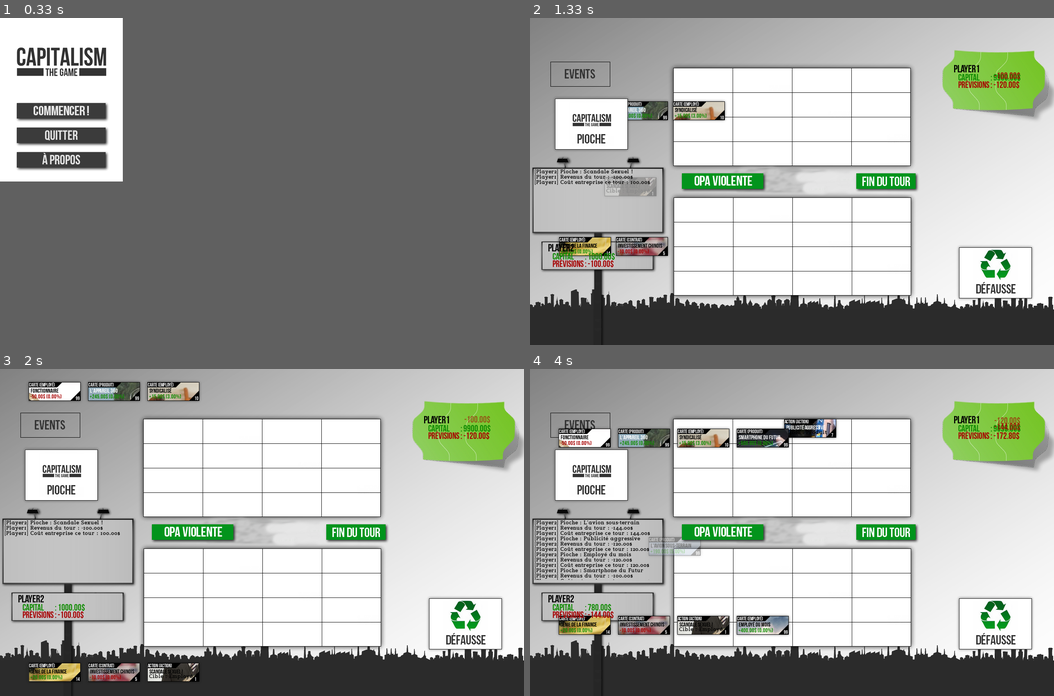
Above: before the commit, frames 1-4 (two rows, left to right).
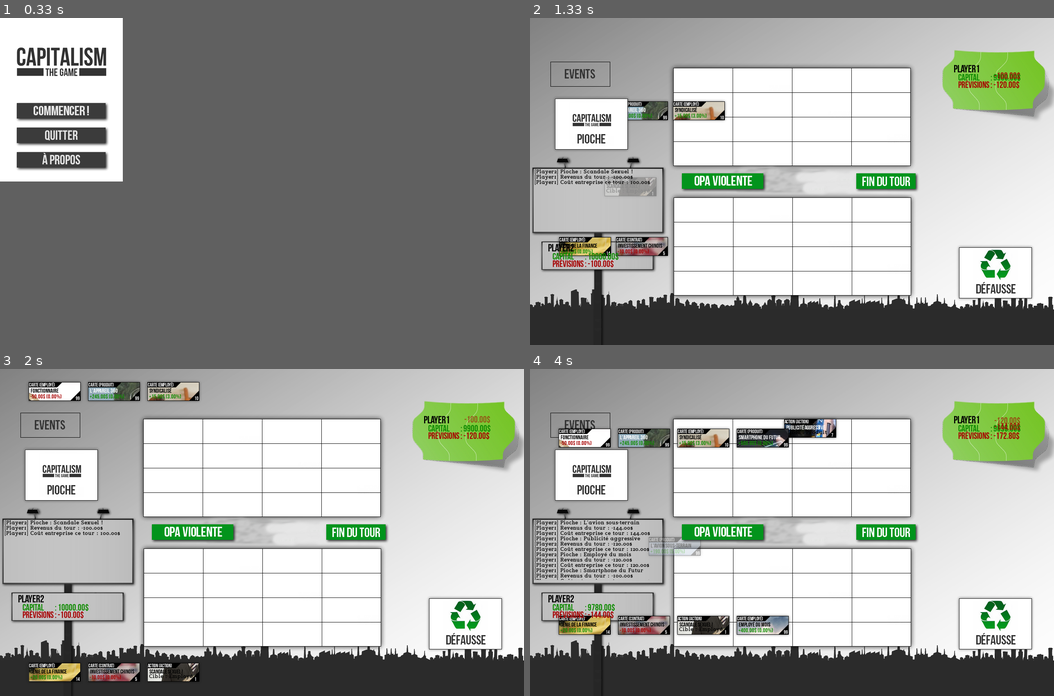
Above: after the commit, the same moments.

Repository: Que20/Capitalism
Game: pygame game, started from src/launcher.py
Two runs of this game, one before a commit and one after it. Both use one fixed random seed, a clock stepped at 60 frames per second and the inputs below.
Inputs (mouse positions are in pixels of both pictures, inside the frame that each line leads up to):
- Up to frame 1 (0.33 s): no input
- Up to frame 2 (1.33 s): click (587, 106) at 0.38 s; press the mouse at (592, 122) at 0.7 s; move the mouse to (640, 93) at 0.8 s; release the mouse at (687, 63) at 0.93 s; click (928, 184) at 1.05 s
- Up to frame 3 (2 s): click (188, 463) at 1.38 s; press the mouse at (262, 597) at 1.7 s; move the mouse to (303, 503) at 1.8 s; release the mouse at (345, 411) at 1.93 s
- Up to frame 4 (4 s): tap Space at 2.5, 2.9, 3.2, 3.73 s; press the mouse at (792, 597) at 3.37 s; move the mouse to (776, 516) at 3.47 s; release the mouse at (760, 434) at 3.6 s

Frame 1 is identical in both runs. In frame 2, less than 0.1% of the frame differs, in the area x 13-17%, y 71-74%; in frame 3, less than 0.1%; in frame 4, less than 0.1%, in the area x 11-17%, y 71-74%.

Commit message:
Correction oubli debug

Diff:
--- a/src/player.py
+++ b/src/player.py
@@ -23,8 +23,6 @@
 	def __init__(self, name, log, modal, number, startingMoney=10000):
 		self.name = name                                   # Nom du joueur
 		self.money = startingMoney                         # Argent de départ
-		if number == 2 :
-			self.money /= 10;
 		self.deck = []                                     # Cartes en main
 		self.gameboard = [[None, None, None, None],
 		                  [None, None, None, None],
